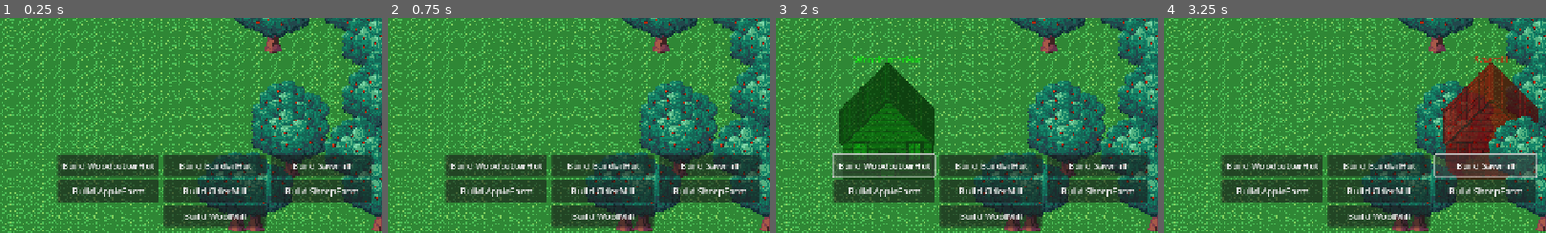
Above: before the commit, frames 1-4 (left to right).
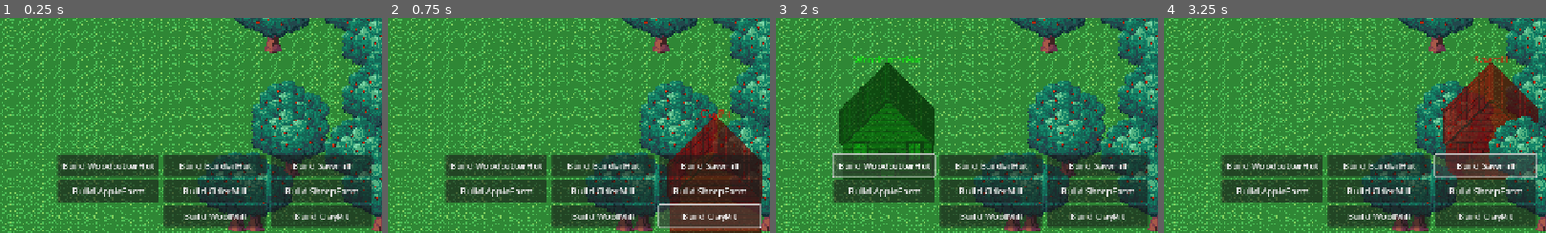
Above: after the commit, the same moments.

Repository: shlomiatia/Gamedevjs2026
Game: Godot game, scene res://Scenes/Main.tscn
Same seed, same stepped clock (60 frames per second), same inputs: the game is played once before the commit and once after it.
Inputs (mouse positions are % of the whole screen's width and height, from its top left):
- Up to frame 1 (0.25 s): no input
- Up to frame 2 (0.75 s): click (64, 96) at 0.5 s, where only the run after the commit has a clickable "Build ClayPit"
- Up to frame 3 (2 s): click "Build WoodcutterHut" at 1.25 s
- Up to frame 4 (3.25 s): click "Build BuilderHut" at 2 s; click "Build Sawmill" at 2.75 s
The pictures show only the part of the screen within x 22-72%, y 50-100%; the shares and areas given below are measured in that part.

The runs differ from the first frame. In frame 1, 2.7% of the frame differs, in the area x 71-98%, y 87-98%; in frame 2, 10%, in the area x 70-98%, y 42-100%; in frame 3, 2.7%; in frame 4, 2.7%.

Commit message:
aa

Diff:
--- a/Scenes/BuildingManager/BuildingManager.tscn
+++ b/Scenes/BuildingManager/BuildingManager.tscn
@@ -90,3 +90,15 @@
 offset_right = 90.0
 offset_bottom = -10.0
 text = "Build WoolMill"
+
+[node name="BuildClayPitButton" type="Button" parent="UI"]
+anchors_preset = 7
+anchor_left = 0.5
+anchor_top = 1.0
+anchor_right = 0.5
+anchor_bottom = 1.0
+offset_left = 100.0
+offset_top = -50.0
+offset_right = 280.0
+offset_bottom = -10.0
+text = "Build ClayPit"
--- a/Scenes/BuildingManager/building_manager.gd
+++ b/Scenes/BuildingManager/building_manager.gd
@@ -8,6 +8,7 @@
 const CiderMillScene = preload("res://Scenes/Buildings/CiderMill/CiderMill.tscn")
 const SheepFarmScene = preload("res://Scenes/Buildings/SheepFarm/SheepFarm.tscn")
 const WoolMillScene = preload("res://Scenes/Buildings/WoolMill/WoolMill.tscn")
+const ClayPitScene = preload("res://Scenes/Buildings/ClayPit/ClayPit.tscn")
 
 var _map: Map = null
 var _spawn_parent: Node2D = null
@@ -25,6 +26,7 @@
 @onready var _build_cider_mill_button: Button = $UI/BuildCiderMillButton
 @onready var _build_sheep_farm_button: Button = $UI/BuildSheepFarmButton
 @onready var _build_wool_mill_button: Button = $UI/BuildWoolMillButton
+@onready var _build_clay_pit_button: Button = $UI/BuildClayPitButton
 
 func setup(map: Map, coordination_manager: Node, forest: Forest) -> void:
     _map = map
@@ -47,6 +49,8 @@
         func(): _start_building(SheepFarmScene, Vector2i(SheepFarm.SIZE_X, SheepFarm.SIZE_Y)))
     _build_wool_mill_button.pressed.connect(
         func(): _start_building(WoolMillScene, Vector2i(WoolMill.SIZE_X, WoolMill.SIZE_Y)))
+    _build_clay_pit_button.pressed.connect(
+        func(): _start_building(ClayPitScene, Vector2i(ClayPit.SIZE_X, ClayPit.SIZE_Y)))
 
 func _start_building(scene: PackedScene, size: Vector2i) -> void:
     if _building_mode:
@@ -76,7 +80,7 @@
     var building := _active_scene.instantiate()
     building.position = _footprint_position(top_left)
     _spawn_parent.add_child(building)
-    _map.set_occupied_tiles_rect(top_left, _active_size, building)
+    _map.set_occupied_tiles_rect(top_left, _active_size, Map.OccupiedType.BLOCK_WORKERS)
     _coordination_manager.register_building(building)
     building.on_placed(_spawn_parent, _map, _coordination_manager, _forest)
     _cancel_building()
--- a/Scenes/Buildings/AppleFarm/apple_farm.gd
+++ b/Scenes/Buildings/AppleFarm/apple_farm.gd
@@ -2,7 +2,7 @@
 extends Node2D
 
 const SIZE_X := 5
-const SIZE_Y := 3
+const SIZE_Y := 2
 const BUILDING_NAME := "AppleFarm"
 
 const AppleFarmerScene = preload("res://Scenes/Workers/AppleFarmer/AppleFarmer.tscn")
--- a/Scenes/Buildings/BuilderHut/builder_hut.gd
+++ b/Scenes/Buildings/BuilderHut/builder_hut.gd
@@ -2,7 +2,7 @@
 extends Node2D
 
 const SIZE_X := 5
-const SIZE_Y := 3
+const SIZE_Y := 2
 const BUILDING_NAME := "BuilderHut"
 
 const BuilderScene = preload("res://Scenes/Workers/Builder/Builder.tscn")
--- a/Scenes/Buildings/CiderMill/cider_mill.gd
+++ b/Scenes/Buildings/CiderMill/cider_mill.gd
@@ -2,7 +2,7 @@
 extends Node2D
 
 const SIZE_X := 5
-const SIZE_Y := 3
+const SIZE_Y := 2
 const BUILDING_NAME := "CiderMill"
 
 const MillerScene = preload("res://Scenes/Workers/Miller/Miller.tscn")
--- /dev/null
+++ b/Scenes/Buildings/ClayPit/ClayPit.tscn
@@ -0,0 +1,17 @@
+[gd_scene load_steps=4 format=3]
+
+[ext_resource type="Script" path="res://Scenes/Buildings/ClayPit/clay_pit.gd" id="1_script"]
+[ext_resource type="PackedScene" uid="uid://bap1qcvbb4owg" path="res://Scenes/Buildings/Building/Building.tscn" id="2_building"]
+[ext_resource type="Texture2D" uid="uid://ck6kmiwq857ep" path="res://Textures/mine.png" id="3_mine"]
+
+[node name="ClayPit" type="Node2D"]
+script = ExtResource("1_script")
+
+[node name="Building" parent="." instance=ExtResource("2_building")]
+building_name = "ClayPit"
+
+[node name="Sprite2D" parent="Building"]
+texture = ExtResource("3_mine")
+
+[node name="OutputPile" parent="Building"]
+position = Vector2(64, -16)
--- /dev/null
+++ b/Scenes/Buildings/ClayPit/clay_pit.gd
@@ -0,0 +1,36 @@
+class_name ClayPit
+extends Node2D
+
+const SIZE_X := 3
+const SIZE_Y := 2
+const BUILDING_NAME := "ClayPit"
+
+const MinerScene = preload("res://Scenes/Workers/Miner/Miner.tscn")
+const ClayScene = preload("res://Scenes/Resources/Clay/Clay.tscn")
+
+var _spawn_parent: Node2D = null
+var _map: Map = null
+var _coordination_manager: Node = null
+
+func get_pile_for_type(type: int) -> ResourcePile:
+	return $Building.get_output_pile() if type == CoordinationManager.ResourceType.CLAY else null
+
+func validate_placement(top_left: Vector2i, map: Map) -> bool:
+	return top_left.y + SIZE_Y == map.LEVEL_HEIGHT - 1 and $Building.validate_placement(top_left, map)
+
+func on_placed(spawn_parent: Node2D, map: Map, coordination_manager: Node, _forest: Forest) -> void:
+	_spawn_parent = spawn_parent
+	_map = map
+	_coordination_manager = coordination_manager
+	$Building.get_output_pile().setup(coordination_manager, CoordinationManager.ResourceType.CLAY)
+	$Building.start_construction()
+	coordination_manager.queue_construction(self)
+
+func complete_construction() -> void:
+	$Building.complete_construction()
+	var tile_size := _map.get_tile_size()
+	var pile_offset := Vector2((SIZE_X / 2.0 + 0.5) * tile_size.x, -0.5 * tile_size.y)
+	var miner := MinerScene.instantiate() as Miner
+	miner.position = position + pile_offset
+	miner.setup(self, $Building.get_output_pile(), ClayScene, _map, _coordination_manager)
+	_spawn_parent.add_child(miner)
--- a/Scenes/Buildings/Sawmill/sawmill.gd
+++ b/Scenes/Buildings/Sawmill/sawmill.gd
@@ -2,7 +2,7 @@
 extends Node2D
 
 const SIZE_X := 5
-const SIZE_Y := 3
+const SIZE_Y := 2
 const BUILDING_NAME := "Sawmill"
 
 const MillerScene = preload("res://Scenes/Workers/Miller/Miller.tscn")
--- a/Scenes/Buildings/SheepFarm/sheep_farm.gd
+++ b/Scenes/Buildings/SheepFarm/sheep_farm.gd
@@ -2,7 +2,7 @@
 extends Node2D
 
 const SIZE_X := 5
-const SIZE_Y := 3
+const SIZE_Y := 2
 const BUILDING_NAME := "SheepFarm"
 
 const SheepFarmerScene = preload("res://Scenes/Workers/SheepFarmer/SheepFarmer.tscn")
--- a/Scenes/Buildings/WoodcutterHut/woodcutter_hut.gd
+++ b/Scenes/Buildings/WoodcutterHut/woodcutter_hut.gd
@@ -2,7 +2,7 @@
 extends Node2D
 
 const SIZE_X := 5
-const SIZE_Y := 3
+const SIZE_Y := 2
 const BUILDING_NAME := "WoodcutterHut"
 
 const WoodcutterScene = preload("res://Scenes/Workers/Woodcutter/Woodcutter.tscn")
--- a/Scenes/Buildings/WoolMill/wool_mill.gd
+++ b/Scenes/Buildings/WoolMill/wool_mill.gd
@@ -2,7 +2,7 @@
 extends Node2D
 
 const SIZE_X := 5
-const SIZE_Y := 3
+const SIZE_Y := 2
 const BUILDING_NAME := "WoolMill"
 
 const MillerScene = preload("res://Scenes/Workers/Miller/Miller.tscn")
--- a/Scenes/CoordinationManager/coordination_manager.gd
+++ b/Scenes/CoordinationManager/coordination_manager.gd
@@ -3,7 +3,7 @@
 
 signal game_over
 
-enum ResourceType { LOG, PLANK, APPLE, CIDER, WOOL, CLOTHES }
+enum ResourceType { LOG, PLANK, APPLE, CIDER, WOOL, CLOTHES, CLAY }
 
 const RESOURCE_TO_NEED := {
 	ResourceType.APPLE: Worker.NeedType.FOOD,
--- a/Scenes/Grass/grass.gd
+++ b/Scenes/Grass/grass.gd
@@ -45,13 +45,7 @@
 	var visited: Dictionary = {start: true}
 	while not queue.is_empty():
 		var tile: Vector2i = queue.pop_front()
-		var occupied := occupied_tiles.has(tile) or extra_occupied.has(tile)
-		if occupied and occupied_tiles.has(tile):
-			var occupant = occupied_tiles[tile]
-			if not (occupant is bool) and not is_instance_valid(occupant):
-				occupied_tiles.erase(tile)
-				occupied = extra_occupied.has(tile)
-		if not occupied and _grass_layer.get_cell_atlas_coords(tile) == Vector2i(0, 0):
+		if not occupied_tiles.has(tile) and not extra_occupied.has(tile) and _grass_layer.get_cell_atlas_coords(tile) == Vector2i(0, 0):
 			return tile
 		for offset: Vector2i in [Vector2i(1, 0), Vector2i(-1, 0), Vector2i(0, 1), Vector2i(0, -1)]:
 			var neighbor := tile + offset
--- a/Scenes/Map/map.gd
+++ b/Scenes/Map/map.gd
@@ -4,6 +4,8 @@
 const LEVEL_WIDTH := 60
 const LEVEL_HEIGHT := 30
 const RIVER_ROW := 3
+
+enum OccupiedType { BLOCK_BUILDING = 1, BLOCK_WORKERS = 2 }
 
 var occupied_tiles: Dictionary = {}
 var eaten_tiles: Dictionary = {}
@@ -16,8 +18,8 @@
 	_grass.setup(LEVEL_WIDTH, LEVEL_HEIGHT, RIVER_ROW)
 	_river.setup(LEVEL_WIDTH, RIVER_ROW)
 	_mountain.setup(LEVEL_WIDTH, LEVEL_HEIGHT, get_tile_size())
-	set_occupied_tiles_rect(Vector2i(0, 0), Vector2i(LEVEL_WIDTH, RIVER_ROW + 1), true)
-	set_occupied_tiles_rect(Vector2i(0, LEVEL_HEIGHT - 1), Vector2i(LEVEL_WIDTH, 1), true)
+	set_occupied_tiles_rect(Vector2i(0, 0), Vector2i(LEVEL_WIDTH, RIVER_ROW + 1), OccupiedType.BLOCK_WORKERS)
+	set_occupied_tiles_rect(Vector2i(0, LEVEL_HEIGHT - 1), Vector2i(LEVEL_WIDTH, 1), OccupiedType.BLOCK_WORKERS)
 
 func set_occupied_tiles_rect(top_left: Vector2i, size: Vector2i, value) -> void:
 	for dx in size.x:
@@ -73,7 +75,7 @@
 		if current == to:
 			return _reconstruct_path(came_from, current)
 		for neighbor in _get_neighbors(current, bounds):
-			if occupied_tiles.has(neighbor) and neighbor != to:
+			if occupied_tiles.get(neighbor, 0) == OccupiedType.BLOCK_WORKERS and neighbor != to:
 				continue
 			if closed.has(neighbor):
 				continue
--- a/Scenes/Mountain/mountain.gd
+++ b/Scenes/Mountain/mountain.gd
@@ -4,6 +4,7 @@
 const OreTexture = preload("res://Textures/ore.png")
 
 func setup(level_width: int, level_height: int, tile_size: Vector2i) -> void:
+	z_index = 100
 	y_sort_enabled = true
 	var ore_half_h := OreTexture.get_height() / 2.0
 	for row in [level_height - 1, level_height]:
--- /dev/null
+++ b/Scenes/Resources/Clay/Clay.tscn
@@ -0,0 +1,11 @@
+[gd_scene load_steps=3 format=3]
+
+[ext_resource type="Script" path="res://Scenes/Resources/Clay/clay.gd" id="1_script"]
+[ext_resource type="Texture2D" uid="uid://c8ji2hknbyp7g" path="res://Textures/ore.png" id="2_ore"]
+
+[node name="Clay" type="Node2D"]
+script = ExtResource("1_script")
+
+[node name="Sprite2D" type="Sprite2D" parent="."]
+position = Vector2(0, -16)
+texture = ExtResource("2_ore")
--- /dev/null
+++ b/Scenes/Resources/Clay/clay.gd
@@ -0,0 +1,2 @@
+class_name Clay
+extends Node2D
--- a/Scenes/Tree/tree.gd
+++ b/Scenes/Tree/tree.gd
@@ -10,7 +10,7 @@
 func setup(map: Map, tile_pos: Vector2i) -> void:
 	_map = map
 	_tile_pos = tile_pos
-	_map.occupied_tiles[tile_pos] = self
+	_map.occupied_tiles[tile_pos] = Map.OccupiedType.BLOCK_BUILDING
 
 func remove_from_map() -> void:
 	_map.occupied_tiles.erase(_tile_pos)
--- /dev/null
+++ b/Scenes/Workers/Miner/Miner.tscn
@@ -0,0 +1,9 @@
+[gd_scene load_steps=3 format=3]
+
+[ext_resource type="Script" path="res://Scenes/Workers/Miner/miner.gd" id="1_script"]
+[ext_resource type="PackedScene" path="res://Scenes/Workers/Worker/Worker.tscn" id="2_worker"]
+
+[node name="Miner" type="Node2D"]
+script = ExtResource("1_script")
+
+[node name="Worker" parent="." instance=ExtResource("2_worker")]
--- /dev/null
+++ b/Scenes/Workers/Miner/miner.gd
@@ -0,0 +1,40 @@
+class_name Miner
+extends Node2D
+
+const MINE_DURATION_MS := 3000.0
+
+enum State { GO_TO_PILE, MINE }
+
+var _state := State.GO_TO_PILE
+var _clay_pit: Node2D = null
+var _pile: ResourcePile = null
+var _output_scene: PackedScene = null
+var _mine_elapsed := 0.0
+
+func setup(clay_pit: Node2D, pile: ResourcePile, output_scene: PackedScene, map: Map, coordination_manager: Node) -> void:
+	_clay_pit = clay_pit
+	_pile = pile
+	_output_scene = output_scene
+	$Worker.setup(clay_pit, map, coordination_manager)
+
+func _ready() -> void:
+	$Worker.navigate_to(_pile.global_position)
+
+func resume_work() -> void:
+	_state = State.GO_TO_PILE
+	$Worker.navigate_to(_pile.global_position)
+
+func _process(delta: float) -> void:
+	$Worker.set_working(_state == State.MINE)
+	if $Worker.is_satisfying_need():
+		return
+	match _state:
+		State.GO_TO_PILE:
+			if $Worker.tick_movement(delta):
+				_state = State.MINE
+				_mine_elapsed = 0.0
+		State.MINE:
+			_mine_elapsed += delta * 1000.0
+			if _mine_elapsed >= MINE_DURATION_MS:
+				_mine_elapsed = 0.0
+				_pile.add_resource(_output_scene)
Not shown, added: Scenes/Buildings/ClayPit/clay_pit.gd.uid
Not shown, added: Scenes/Resources/Clay/clay.gd.uid
Not shown, added: Scenes/Workers/Miner/miner.gd.uid
Binary file changed: Textures/front1.png
